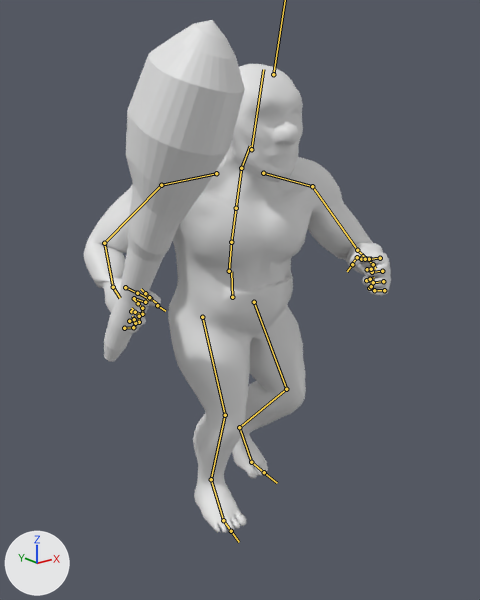
Renders of the glTF model resources/externals/meshes/characters/jack/jack_walk.gltf from each side of a commit.
Before and after are seen from a 50 mm camera at (-6.97, -9.04, 7.41) aimed at (-0.14, -0.51, 4.0). Arrows for +X, +Y and +Z are at lower left; the lights stay in place. Both versions are drawn at frame 27 of the action 'walk'; the numbers are the values there. The bones that bend it are drawn over the model as lines.

Objects in the first picture: 'jack.001', 'weapon'.
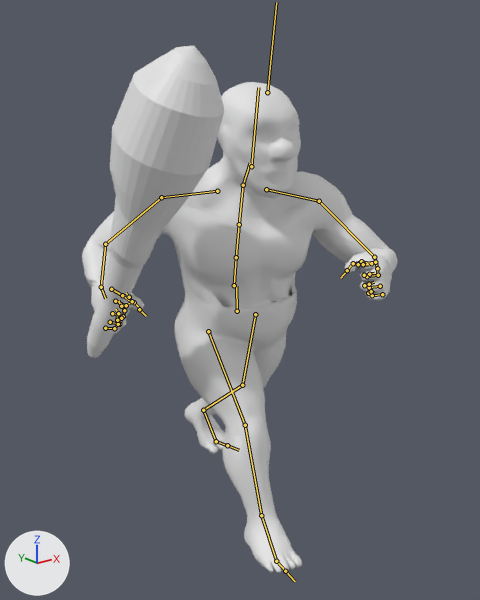
Pixel boxes (x1, y1, x2, y2) of what changed, in the pictures (480 x 600 px):
'jack.001', posed: before (84, 64, 391, 533); after (82, 82, 398, 573)
'weapon', posed (8% shorter): before (104, 20, 244, 362); after (87, 45, 224, 358)
bone 'mixamorig:Hips', root to tip: before (232, 297) to (231, 271); after (237, 311) to (236, 286)
bone 'mixamorig:Spine', root to tip: before (229, 271) to (231, 242); after (234, 285) to (236, 257)
bone 'mixamorig:Spine1', root to tip: before (231, 242) to (236, 208); after (236, 257) to (239, 224)
bone 'mixamorig:Spine2', root to tip: before (236, 208) to (241, 168); after (239, 224) to (243, 185)
bone 'mixamorig:Neck', root to tip: before (241, 168) to (250, 146); after (243, 185) to (250, 163)
bone 'mixamorig:LeftShoulder', root to tip: before (263, 173) to (312, 186); after (266, 189) to (319, 201)
bone 'mixamorig:LeftArm', root to tip: before (312, 186) to (357, 250); after (319, 201) to (374, 257)
bone 'mixamorig:LeftForeArm', root to tip: before (357, 250) to (373, 264); after (374, 257) to (377, 268)
bone 'mixamorig:RightShoulder', root to tip: before (216, 173) to (161, 185); after (217, 191) to (161, 197)
bone 'mixamorig:RightArm', root to tip: before (161, 185) to (104, 243); after (161, 197) to (105, 244)
bone 'mixamorig:RightForeArm', root to tip: before (104, 243) to (113, 287); after (105, 244) to (101, 287)
bone 'mixamorig:RightHand', root to tip: before (113, 287) to (120, 298); after (101, 287) to (105, 298)
bone 'mixamorig:LeftUpLeg', root to tip: before (254, 302) to (286, 389); after (255, 314) to (242, 385)
bone 'mixamorig:LeftLeg', root to tip: before (286, 389) to (239, 427); after (242, 385) to (203, 410)
bone 'mixamorig:LeftFoot', root to tip: before (239, 427) to (251, 462); after (203, 410) to (216, 441)
bone 'mixamorig:LeftToeBase', root to tip: before (251, 462) to (264, 472); after (216, 441) to (227, 445)
bone 'mixamorig:RightUpLeg', root to tip: before (202, 317) to (225, 415); after (208, 331) to (245, 425)
bone 'mixamorig:RightLeg', root to tip: before (225, 415) to (211, 479); after (245, 425) to (261, 515)
bone 'mixamorig:RightFoot', root to tip: before (211, 479) to (223, 520); after (261, 515) to (276, 561)

What the commit changed:
Bone 'mixamorig:Hips' (bone_mixamorig_hips) moves from (0.0, 3.31, -0.17) to (0.1, 3.03, -0.17).
Bone 'mixamorig:Hips' (bone_mixamorig_hips) turns from (-1, 0, 2) to (1, 5, 2) degrees about its own x, y and z.
Bone 'mixamorig:Spine' (bone_mixamorig_spine) turns from (21, -9, -2) to (18, -16, -1) degrees about its own x, y and z.
Bone 'mixamorig:Spine1' (bone_mixamorig_spine1) turns from (2, -2, -1) to (1, -4, -1) degrees about its own x, y and z.
Bone 'mixamorig:Spine2' (bone_mixamorig_spine2) turns from (2, -2, -1) to (1, -4, -1) degrees about its own x, y and z.
Bone 'mixamorig:Neck' (bone_mixamorig_neck) turns from (8, 2, -4) to (6, 3, -4) degrees about its own x, y and z.
Bone 'mixamorig:LeftShoulder' (bone_mixamorig_leftshoulder) turns from (0, 2, 15) to (-4, 3, 19) degrees about its own x, y and z.
Bone 'mixamorig:LeftArm' (bone_mixamorig_leftarm) turns from (32, -14, 14) to (27, -12, 8) degrees about its own x, y and z.
Bone 'mixamorig:LeftForeArm' (bone_mixamorig_leftforearm) turns from (8, -48, 79) to (4, -52, 91) degrees about its own x, y and z.
Bone 'mixamorig:RightShoulder' (bone_mixamorig_rightshoulder) turns from (0, -1, 1) to (-3, 1, 8) degrees about its own x, y and z.
Bone 'mixamorig:RightArm' (bone_mixamorig_rightarm) turns from (38, -6, 4) to (36, -11, 6) degrees about its own x, y and z.
Bone 'mixamorig:RightForeArm' (bone_mixamorig_rightforearm) turns from (7, 42, -79) to (5, 41, -83) degrees about its own x, y and z.
Bone 'mixamorig:RightHand' (bone_mixamorig_righthand) turns from (-31, -84, 44) to (-25, -84, 40) degrees about its own x, y and z.
Bone 'mixamorig:LeftUpLeg' (bone_mixamorig_leftupleg) turns from (18, -14, -6) to (-19, -2, -5) degrees about its own x, y and z.
Bone 'mixamorig:LeftLeg' (bone_mixamorig_leftleg) turns from (-64, 0, -8) to (-32, 3, -4) degrees about its own x, y and z.
Bone 'mixamorig:LeftFoot' (bone_mixamorig_leftfoot) turns from (13, 5, 7) to (22, 8, 8) degrees about its own x, y and z.
Bone 'mixamorig:LeftToeBase' (bone_mixamorig_lefttoebase) turns from (3, -6, 3) to (33, -7, 4) degrees about its own x, y and z.
Bone 'mixamorig:RightUpLeg' (bone_mixamorig_rightupleg) turns from (18, 7, 9) to (38, 9, 8) degrees about its own x, y and z.
Bone 'mixamorig:RightLeg' (bone_mixamorig_rightleg) turns from (-36, -3, -2) to (-19, 0, -2) degrees about its own x, y and z.
Bone 'mixamorig:RightFoot' (bone_mixamorig_rightfoot) turns from (19, -1, -4) to (-11, -7, -7) degrees about its own x, y and z.
